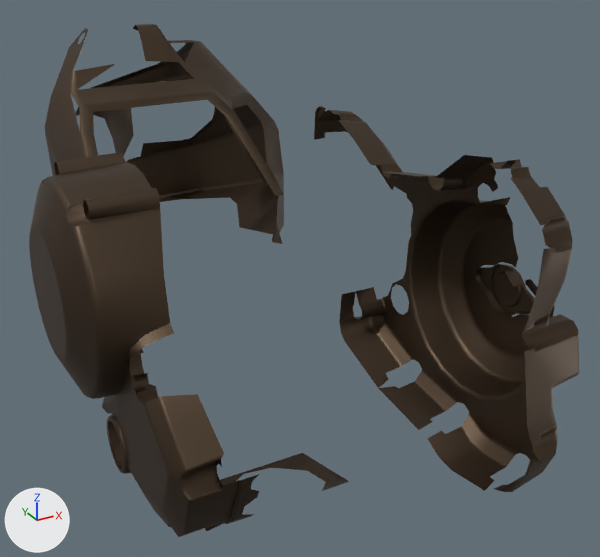
What one commit did to the glTF model public/Engine_Guard.glb.
Before and after are seen from a 50 mm lens placed at (-0.284, -0.511, 0.645), pointed at (0.105, 0.196, 0.291). Arrows for +X, +Y and +Z are at lower left; the lights stay in place.

Script lines for the objects in view, before the commit:
```python
mat_copper_002 = principled_material('Copper.002')
mat_copper_002.base_color = (0.0959, 0.0664, 0.0442)  # brown #57493b
mat_copper_002.metallic = 1.0
me_object_3_001 = bpy.data.meshes.new('Object_3.001')
me_object_3_001.from_pydata(...)  # 1622 vertices, 2657 faces; spans x -0.177..0.186, y -0.161..0.753, z 0.228..0.532
me_object_3_001.materials.append(mat_copper_002)  # brown #57493b
ob_engineguard = bpy.data.objects.new('EngineGuard', me_object_3_001)
ob_engineguard.location = (0.0, 0.0, 0.0)
```
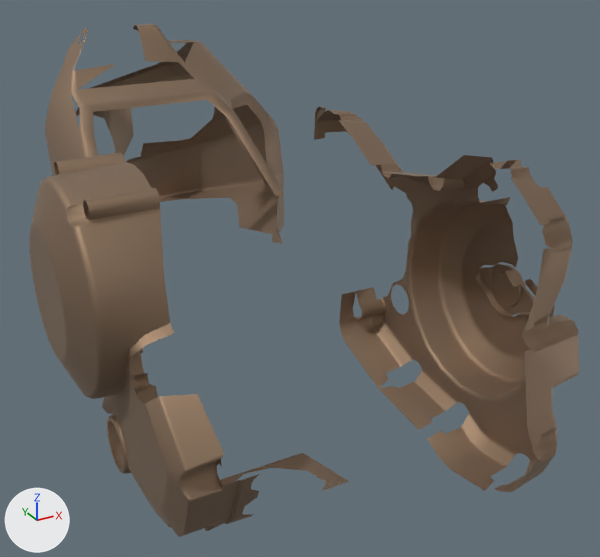
What changed in the scene script:
```text
Add img_roughness:
    img_roughness = load_image('roughness', '_unpacked/roughness', 1024, 1024, 'Non-Color')
Change mat_copper_002:
    where n0 = _N.new('ShaderNodeBsdfPrincipled'); n0.name = 'Principled BSDF'
    remove n0.inputs[1].default_value = 1.0  # 'Metallic'
    n0.inputs[0].default_value: (0.0959, 0.0664, 0.0442, 1.0) -> (0.323, 0.218, 0.14, 1.0)  # 'Base Color', brown #57493b -> 'Base Color', brown #9a8169
    add n0.inputs[19].default_value = 1.0  # 'Coat Weight'
    add n0.inputs[20].default_value = 1.0  # 'Coat Roughness'
    add n2 = _N.new('ShaderNodeSeparateColor'); n2.name = 'Separate Color'
    add n3 = _N.new('ShaderNodeTexImage'); n3.name = 'Image Texture'
    add n3.image = img_roughness
    add _L.new(n2.outputs[2], n0.inputs[1])  # 'Blue' to 'Metallic'
    add _L.new(n2.outputs[1], n0.inputs[2])  # 'Green' to 'Roughness'
    add _L.new(n3.outputs[0], n2.inputs[0])  # 'Color' to 'Color'
```

Changed parts and their boxes [x1, y1, x2, y2] in the pictures (600 x 557 px):
'EngineGuard', surface changed: [29, 24, 579, 537] in both
